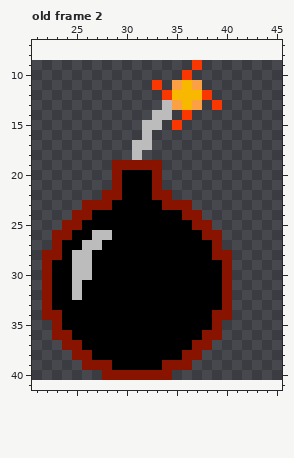
Edited in one commit: pixel-art file (textureCreationFiles/aseprite/bomb.aseprite). Above: the version before the commit.
32x32 pixels, 6 frames. Shown: old frame 2: x 21..45, y 7..41. The old version is drawn lined up with the new one, on the new canvas. The commit also changed other frames, which this record leaves out.
After:
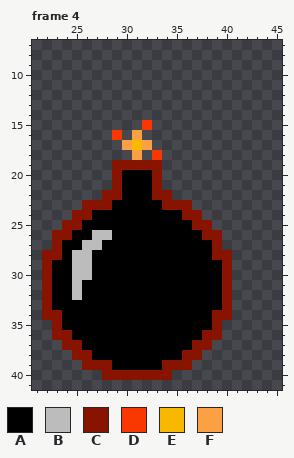
Palette (. is transparent): A #000000  B #bcbcbc  C #881400  D #f83800  E #f8b800  F #fca044
A new or re-ordered frame is compared with the old frame closest to it.
Diff:
canvas 32x32 -> 64x64, the old top-left corner now at 16,9
frames re-ordered
--- frame 4 against old frame 2
@@ x 27..41 @@
  8 ...............
- 9 ..........D....
-10 .........D.....
-11 ......D.FEF....
-12 .......DEEED...
-13 .......BFEF.D..
-14 ......BB.D.....
-15 .....BB.D......
-16 .....B.........
-17 ....BB.........
-18 ....B..........
+ 9 ...............
+10 ...............
+11 ...............
+12 ...............
+13 ...............
+14 ...............
+15 .....D.........
+16 ..D.F..........
+17 ...FEF.........
+18 ....F.D........
 19 ..CCCCC........
